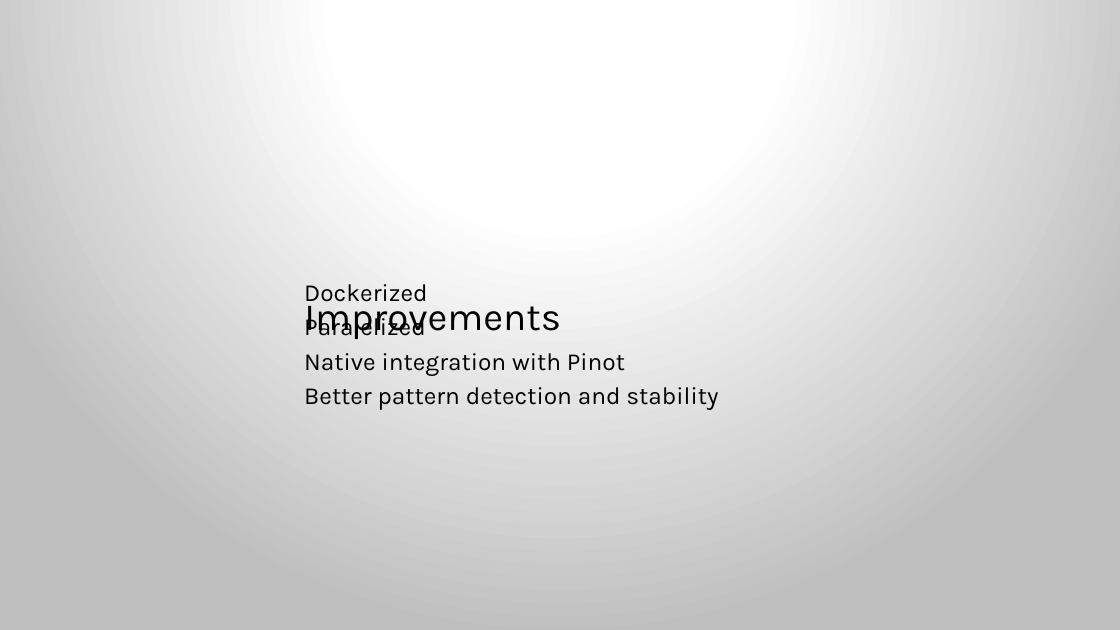
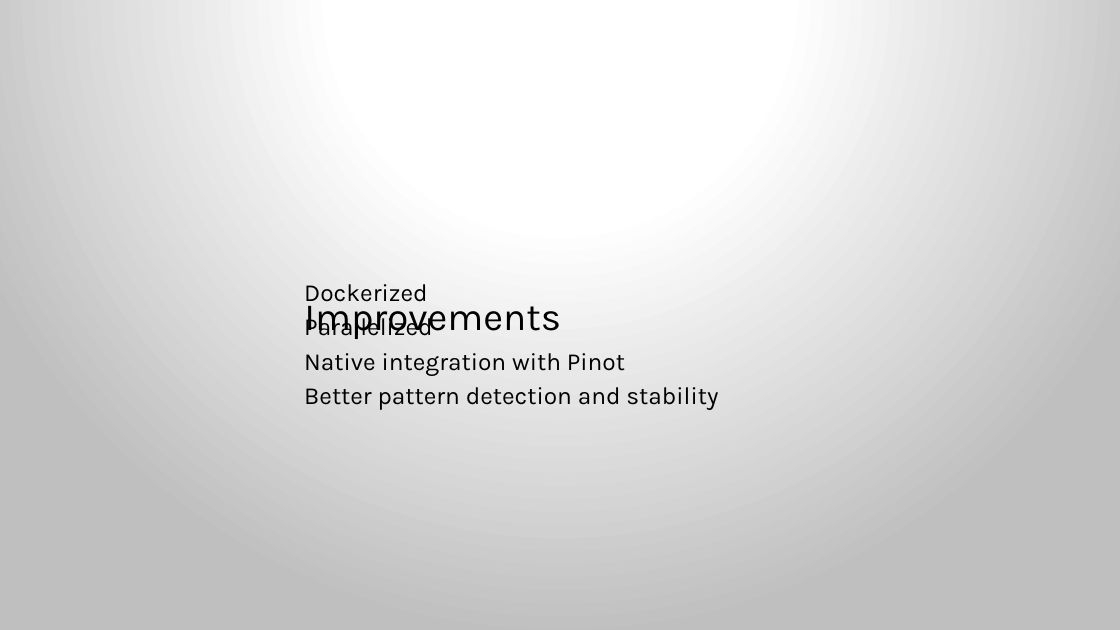
Before and after one commit to FWest98/CS-Software_Maintenance_Evolution, a slide deck: slide 6 of Presentation/Presentation.pptx. Drawn at 1120x630 pixels with LibreOffice and Linux fonts; fonts in the diff are those of the drawing. Boxes give left, top, right and bottom in pixels: in the first picture for what was removed or moved away, otherwise in the second. Text is boxed around its words. In the diff, an @@ line names an element or a change of style, - is before the commit and + after.

```diff
--- a/Presentation/Presentation.pptx
+++ b/Presentation/Presentation.pptx
@@ text at box(304, 314, 432, 339): text changed @@
-Paralelized
+Parallelized
```
Also in this commit, not shown: 1 other slide changed, 1 slide added, 1 slide removed, 1 other file.
